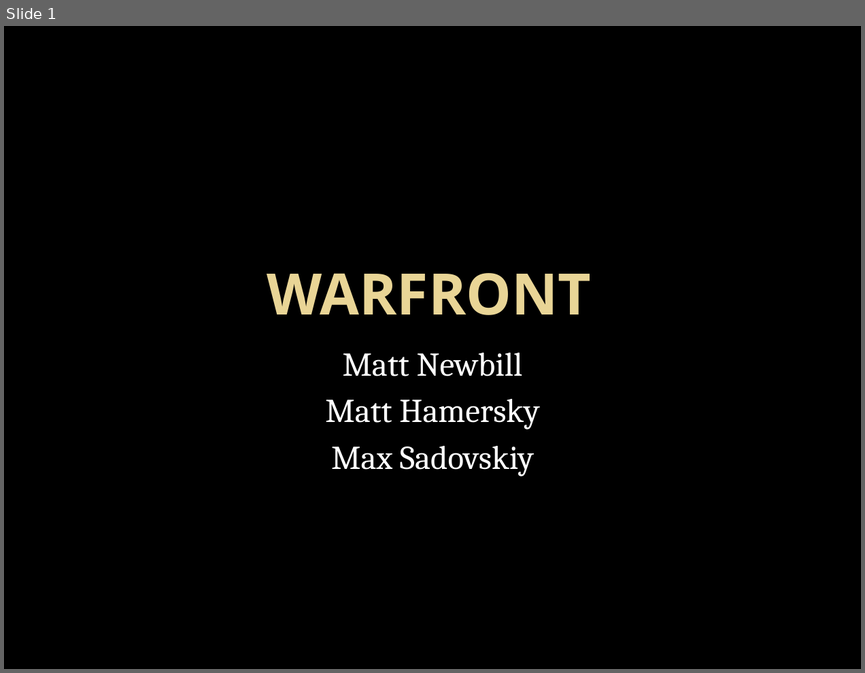
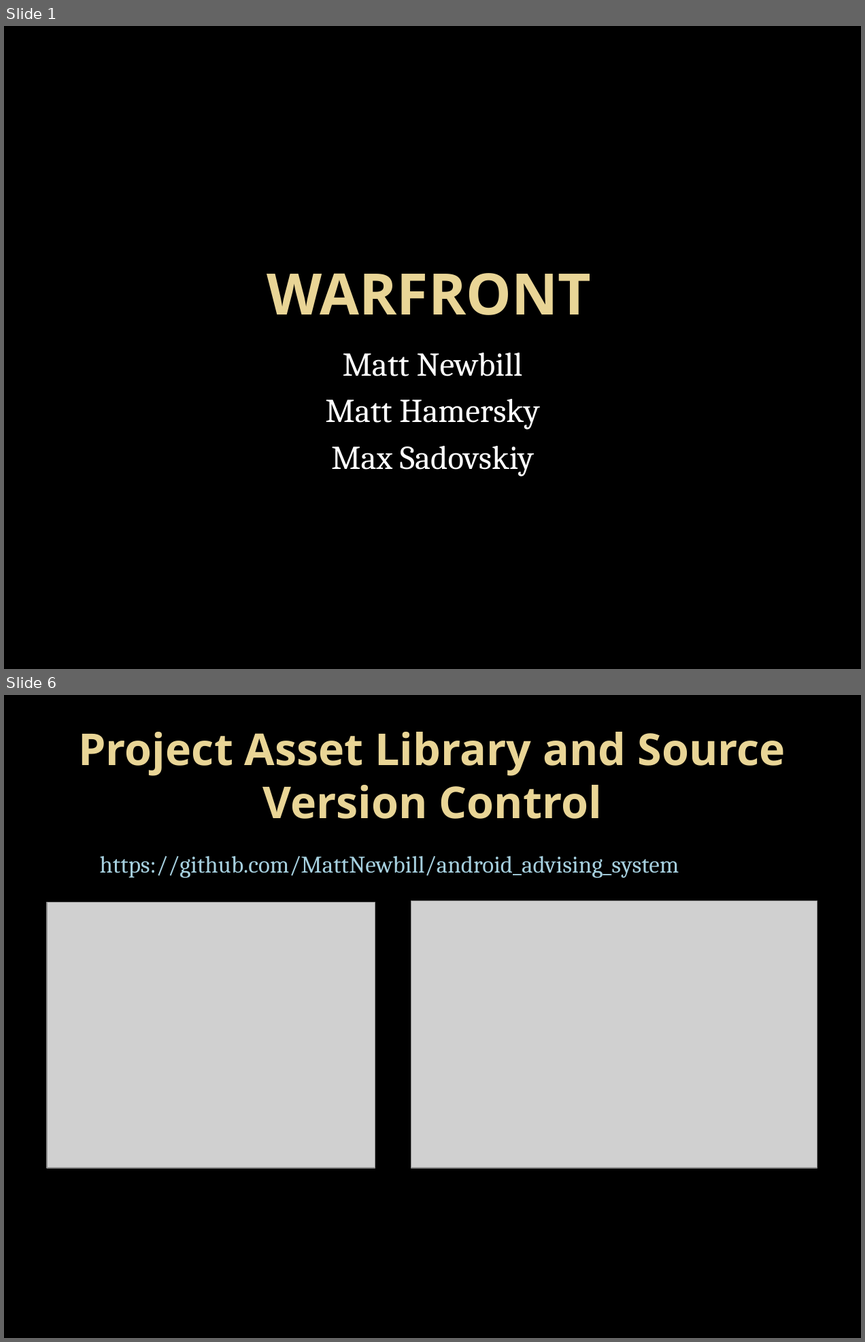
Before and after one commit to MattNewbill/android_combat_game, a slide deck: Project Specs/Matt N part 1 design.pptx. Shown one above the other, each under a label of ours: slide 1 before the commit, slides 1 and 6 after it; the slides between them are not shown. The pictures are 865x673 and 865x1342 pixels, drawn with LibreOffice and Linux fonts; fonts in the diff are those of the drawing; grey boxes stand for pictures; background and template pictures are left out. Boxes give left, top, right and bottom in pixels: in the first picture for what was removed or moved away, otherwise in the second. Text is boxed around its words. In the diff, an @@ line names an element or a change of style, - is before the commit and + after.

```diff
--- a/Project Specs/Matt N part 1 design.pptx
+++ b/Project Specs/Matt N part 1 design.pptx
@@ slide 6 added at <box>4,695,861,1338</box>, background picture (left out) @@
@@ title added at <box>78,732,785,819</box>, 36.9 pt, text gradient #EAD696 to #E7D081, bold @@
+Project Asset Library and Source Version Control
@@ text added at <box>100,855,679,878</box>, 20 pt, text #A6D0DF @@
+https://github.com/MattNewbill/android_advising_system
@@ picture added at <box>47,902,375,1168</box> @@
@@ picture added at <box>411,900,817,1168</box> @@
```
Also in this commit, not shown: 7 other slides added, 14 other files.
